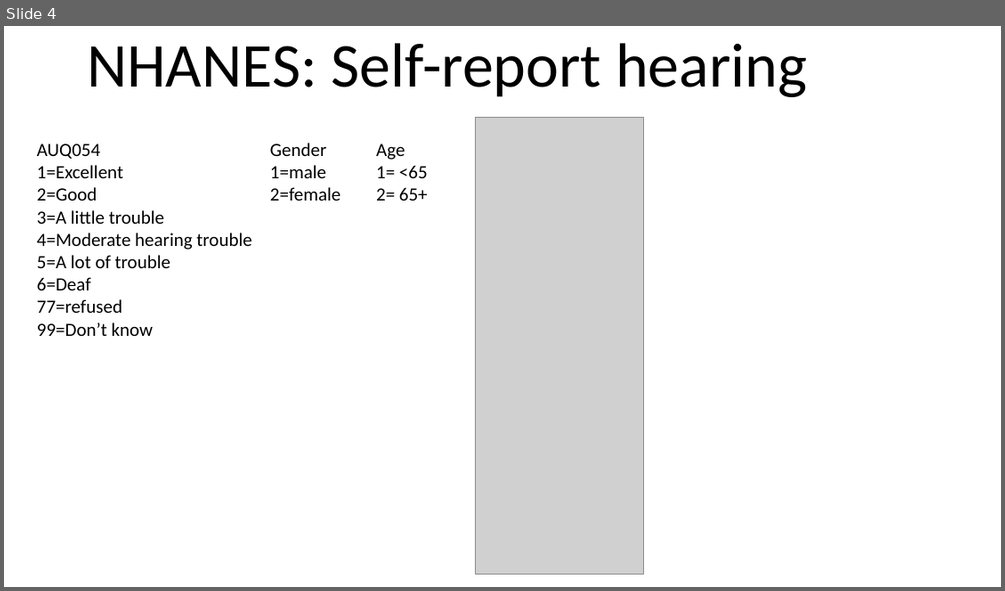
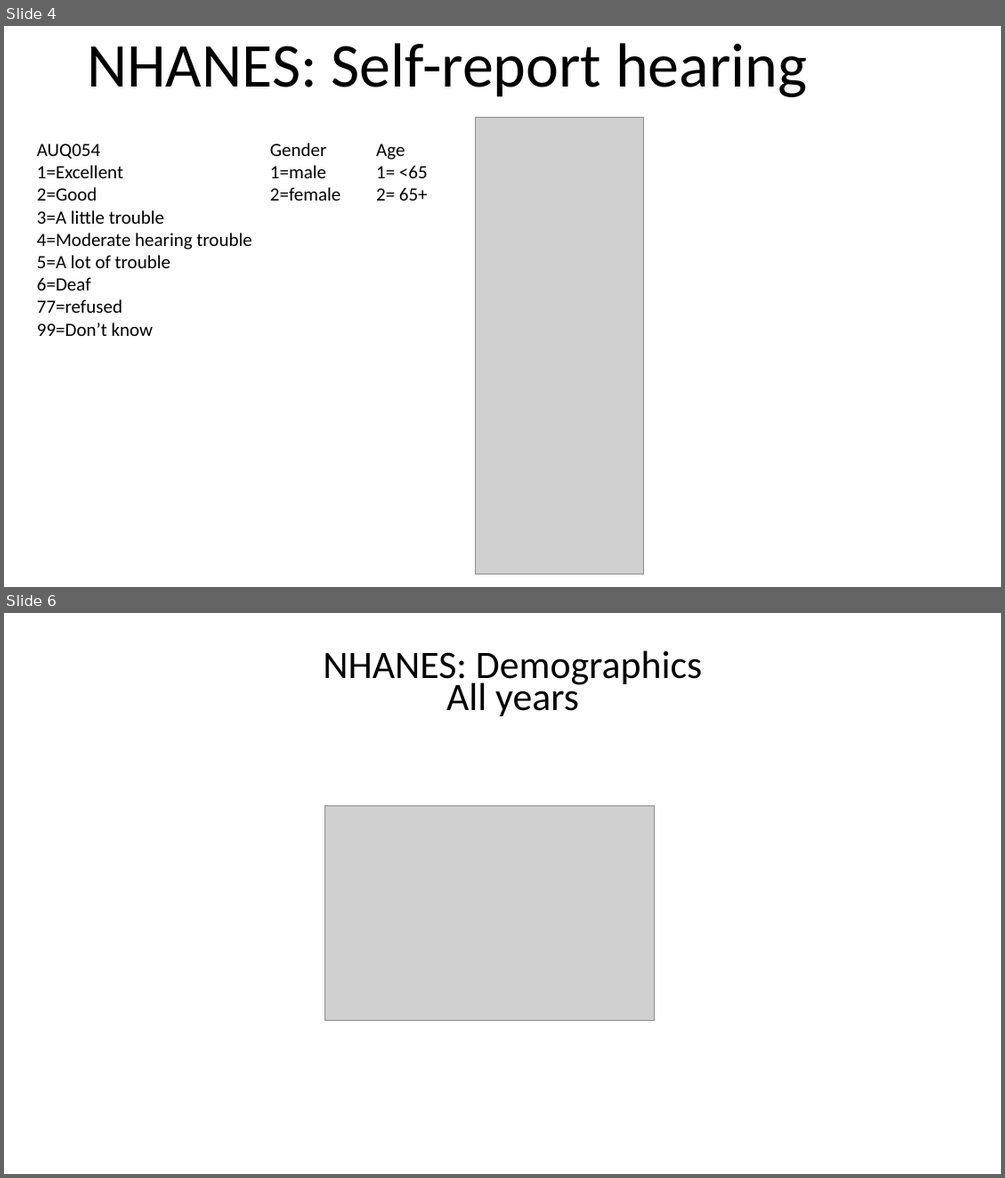
Before and after one commit to mkeomec/eHearing, a slide deck: NHANES Demographics.pptx. Shown one above the other, each under a label of ours: slide 4 before the commit, slides 4 and 6 after it; the slides between them are not shown. The pictures are 1005x591 and 1005x1178 pixels, drawn with LibreOffice and Linux fonts; fonts in the diff are those of the drawing; grey boxes stand for pictures. Boxes give left, top, right and bottom in pixels: in the first picture for what was removed or moved away, otherwise in the second. Text is boxed around its words. In the diff, an @@ line names an element or a change of style, - is before the commit and + after.

```diff
--- a/NHANES Demographics.pptx
+++ b/NHANES Demographics.pptx
@@ slide 6 added at (4, 613, 1001, 1174), background #FFFFFF @@
@@ text added at (323, 650, 702, 716), 37.5 pt, text #000000 @@
+NHANES: Demographics
+All years
@@ picture added at (324, 806, 655, 1021) @@
```
Also in this commit, not shown: 4 other slides added, 38 other files.
